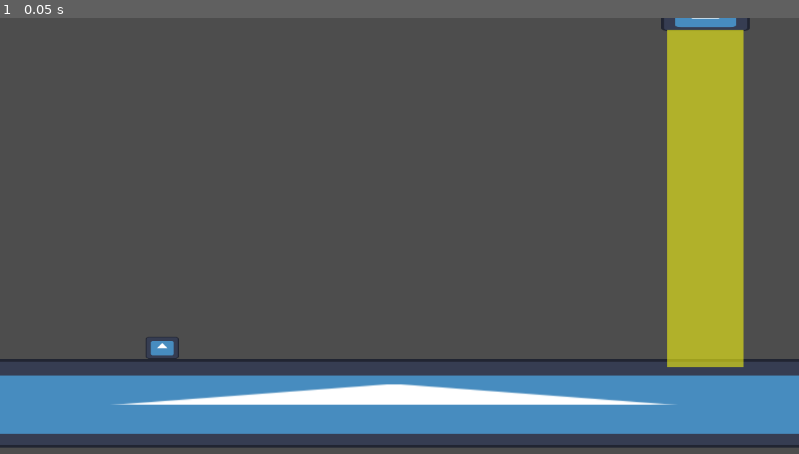
Above: before the commit, frame 1.
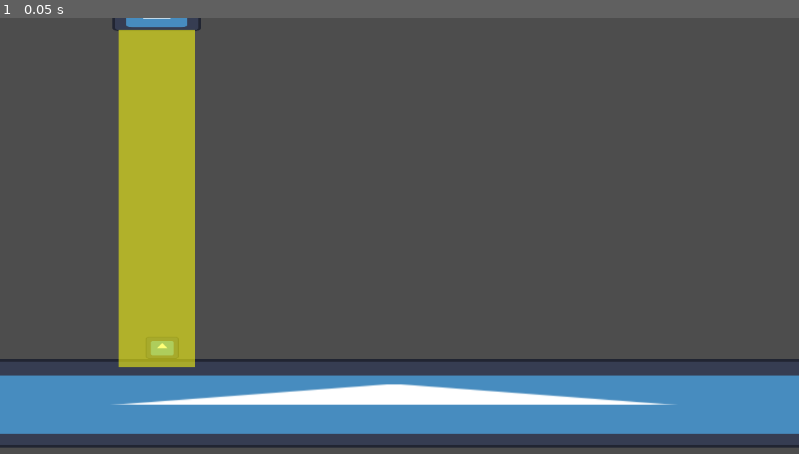
Above: after the commit, the same moment.

Repository: Luminescent-Cheese/district-jam-VII
Game: Godot game, scene res://test_ufo.tscn
The game is run twice, just before and just after one commit, with the same random seed, the same clock (stepped at 60 frames per second) and the same inputs. This scene is started directly instead of the project's main scene. The engine's default icon, where the game draws it, is replaced by a stand-in: a white triangle on a blue panel in a dark square.
Inputs:
- Up to frame 1 (0.05 s): no input

The runs differ from the first frame. In frame 1, 15% of the frame differs, in the area x 14-94%, y 0-81%.

Commit message:
ufo can detect cow

Diff:
--- a/test_ufo.gd
+++ b/test_ufo.gd
@@ -29,4 +29,8 @@
 	var new_ufo = ufo_scene.instantiate()
 	var random_x = randf_range(min_x, max_x)
 	new_ufo.position = Vector2(random_x, min_y)
+
+	var cow_location = $CowStartLocation
+	new_ufo.position = Vector2(cow_location.position.x, min_y)
+
 	add_child(new_ufo)
--- /dev/null
+++ b/ufo.gd
@@ -0,0 +1,39 @@
+extends CharacterBody2D
+
+@onready var beam_area: Area2D = $Beam2D
+
+@export var cow_in_beam: CharacterBody2D = null
+
+const SPEED = 300.0
+const JUMP_VELOCITY = -400.0
+
+
+func _physics_process(delta: float) -> void:
+	if !cow_in_beam:
+		scan_for_cow()
+
+	## Add the gravity.
+	#if not is_on_floor():
+		#velocity += get_gravity() * delta
+#
+	## Handle jump.
+	#if Input.is_action_just_pressed("ui_accept") and is_on_floor():
+		#velocity.y = JUMP_VELOCITY
+#
+	## Get the input direction and handle the movement/deceleration.
+	## As good practice, you should replace UI actions with custom gameplay actions.
+	#var direction := Input.get_axis("ui_left", "ui_right")
+	#if direction:
+		#velocity.x = direction * SPEED
+	#else:s
+		#velocity.x = move_toward(velocity.x, 0, SPEED)
+#
+	#move_and_slide()
+
+func scan_for_cow():
+	var cows_in_beam = beam_area.get_overlapping_bodies()
+	for cow in cows_in_beam:
+		if cow.name == "Cow":
+			print("Found cow at position", cow.global_position)
+			cow_in_beam = cow
+			break
--- a/ufo.tscn
+++ b/ufo.tscn
@@ -1,6 +1,7 @@
 [gd_scene format=3 uid="uid://b5fhluriwxwjm"]
 
 [ext_resource type="Texture2D" uid="uid://6j5q4vcde6ai" path="res://icon.svg" id="1_c0rv2"]
+[ext_resource type="Script" uid="uid://chmbytf1dcnve" path="res://ufo.gd" id="1_lwnds"]
 
 [sub_resource type="SpriteFrames" id="SpriteFrames_ug312"]
 animations = [{
@@ -21,6 +22,7 @@
 size = Vector2(111, 1598.5128)
 
 [node name="UFO" type="CharacterBody2D" unique_id=730736805]
+script = ExtResource("1_lwnds")
 
 [node name="ShipAnimatedSprite2D" type="AnimatedSprite2D" parent="." unique_id=1775578603]
 scale = Vector2(1, 0.3046875)
Not shown, added: ufo.gd.uid
